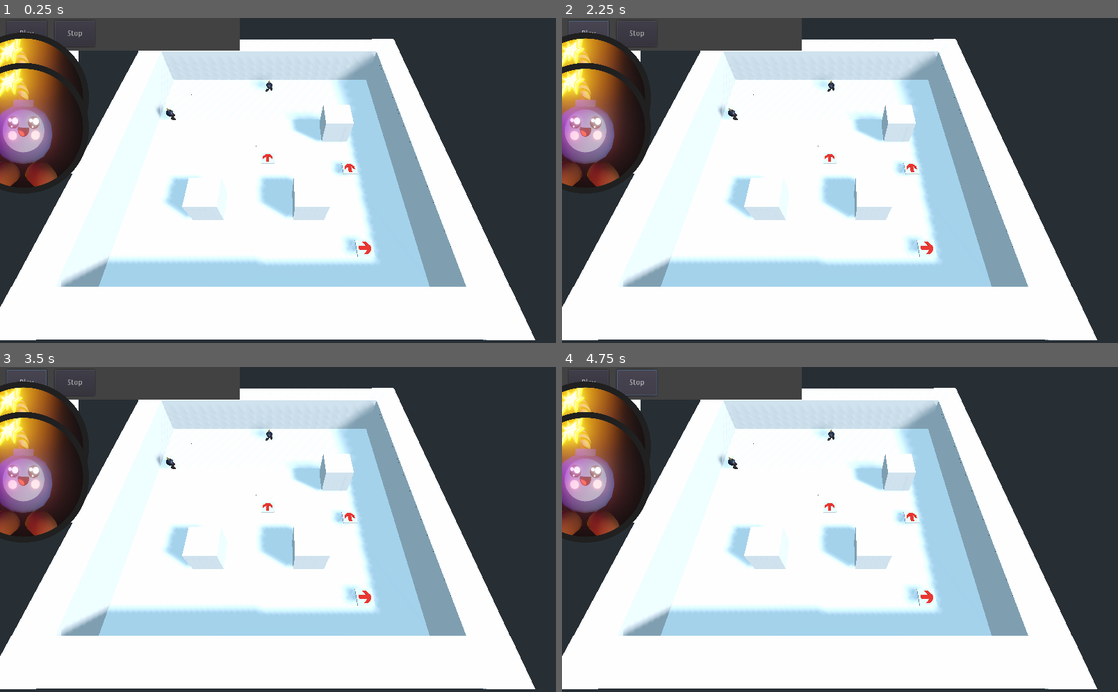
Above: before the commit, frames 1-4 (two rows, left to right).
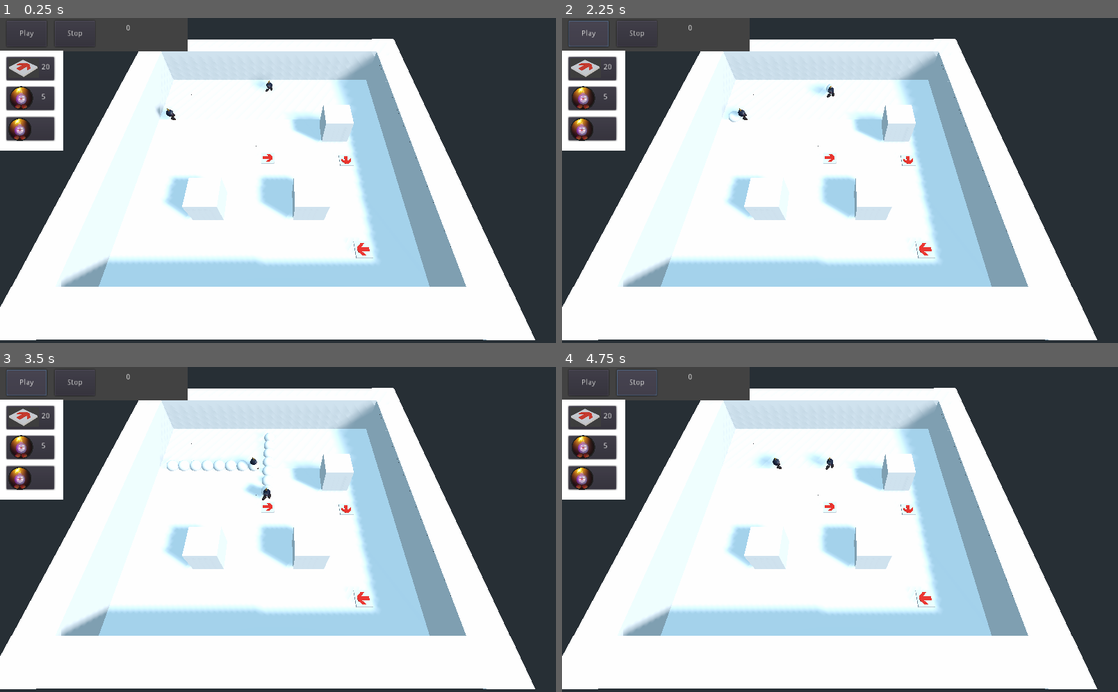
Above: after the commit, the same moments.

Repository: 0xafbf/boomtown
Game: Godot game, scene res://Scenes/World.tscn
The game is run twice, just before and just after one commit, with the same random seed, the same clock (stepped at 60 frames per second) and the same inputs.
Inputs:
- Up to frame 1 (0.25 s): no input
- Up to frame 2 (2.25 s): click "Stop" at 0.5 s; click "1" (after the commit: "20") at 1.25 s; click "Play" at 2 s
- Up to frame 3 (3.5 s): click "Play" at 2.75 s
- Up to frame 4 (4.75 s): click "4" (after the commit: "5") at 3.5 s; click "Stop" at 4.25 s

The runs differ from the first frame. In frame 1, 7.3% of the frame differs, in the area x 0-68%, y 0-74%; in frame 2, 7.6%; in frame 3, 7.9%; in frame 4, 7.7%.
Error before the commit: Parse Error: The identifier "Global" isn't declared in the current scope. (res://Scripts/Destructible.gd:25)

Commit message:
misc work on misc stuff

Diff:
--- a/Scenes/MasterControl.tscn
+++ b/Scenes/MasterControl.tscn
@@ -88,7 +88,7 @@
 scale = Vector2( 0.224693, 0.224693 )
 texture = ExtResource( 5 )
 
-[node name="RichTextLabel" type="RichTextLabel" parent="Camera/Control/SideBar/BtnArrow"]
+[node name="TxtArrowCount" type="RichTextLabel" parent="Camera/Control/SideBar/BtnArrow"]
 anchor_left = 1.0
 anchor_top = 0.5
 anchor_right = 1.0
@@ -115,7 +115,7 @@
 scale = Vector2( 0.224693, 0.224693 )
 texture = ExtResource( 8 )
 
-[node name="RichTextLabel" type="RichTextLabel" parent="Camera/Control/SideBar/BtnBomb"]
+[node name="TxtBombCount" type="RichTextLabel" parent="Camera/Control/SideBar/BtnBomb"]
 anchor_left = 1.0
 anchor_top = 0.5
 anchor_right = 1.0
@@ -142,18 +142,6 @@
 scale = Vector2( 0.224693, 0.224693 )
 texture = ExtResource( 8 )
 
-[node name="RichTextLabel" type="RichTextLabel" parent="Camera/Control/SideBar/BtnDelete"]
-anchor_left = 1.0
-anchor_top = 0.5
-anchor_right = 1.0
-anchor_bottom = 0.5
-margin_left = -24.0
-margin_top = -9.56305
-margin_bottom = 9.43695
-__meta__ = {
-"_edit_use_anchors_": false
-}
-
 [node name="Brush" type="Spatial" parent="."]
 script = ExtResource( 7 )
 
--- a/Scenes/World.tscn
+++ b/Scenes/World.tscn
@@ -41,13 +41,13 @@
 height = 5.7609
 
 [node name="Arrow" parent="." instance=ExtResource( 3 )]
-transform = Transform( 1, 0, 0, 0, 1, 0, 0, 0, 1, 0, 0.974623, 0 )
+transform = Transform( -4.37114e-08, 0, -1, 0, 1, 0, 1, 0, -4.37114e-08, 0, 0.974623, 0 )
 
 [node name="Arrow2" parent="." instance=ExtResource( 3 )]
-transform = Transform( 1, 0, 1.06581e-14, 0, 1, 0, -1.06581e-14, 0, 1, 5.98069, 1.39296, 1.22605 )
+transform = Transform( -1, 0, -1.50996e-07, 0, 1, 0, 1.50996e-07, 0, -1, 5.98069, 0.990095, 0.203583 )
 
 [node name="Arrow3" parent="." instance=ExtResource( 3 )]
-transform = Transform( -4.37114e-08, 0, -1, 0, 1, 0, 1, 0, -4.37114e-08, 5.98069, 1.39296, 6.98134 )
+transform = Transform( -4.37114e-08, 0, 1, 0, 1, 0, -1, 0, -4.37114e-08, 5.98069, 1.0906, 6.98134 )
 
 [node name="Destructible" parent="." instance=ExtResource( 2 )]
 transform = Transform( 1, 0, 0, 0, 1, 0, 0, 0, 1, 2.7641, 2.24738, 4.11619 )
@@ -63,6 +63,61 @@
 
 [node name="Control" parent="." instance=ExtResource( 4 )]
 
+[node name="Control" parent="Control/Camera" index="0"]
+margin_right = 0.0
+margin_bottom = 0.0
+
+[node name="TopBar" parent="Control/Camera/Control" index="0"]
+anchor_right = 0.0
+margin_right = 345.0
+margin_bottom = 61.0
+
+[node name="TextScore" parent="Control/Camera/Control/TopBar" index="2"]
+margin_left = 232.296
+margin_top = 11.7041
+margin_right = 339.296
+margin_bottom = 43.7041
+
+[node name="SideBar" parent="Control/Camera/Control" index="1"]
+margin_right = 117.0
+margin_bottom = -355.0
+
+[node name="arrow_right" parent="Control/Camera/Control/SideBar/BtnBomb" index="0"]
+position = Vector2( 27.2136, 20.9834 )
+scale = Vector2( 0.0405778, 0.0405778 )
+
+[node name="arrow_right" parent="Control/Camera/Control/SideBar/BtnDelete" index="0"]
+position = Vector2( 24.5944, 22.7744 )
+scale = Vector2( 0.0398071, 0.0398071 )
+
+[node name="ScoreScreen" type="ColorRect" parent="Control/Camera/Control" index="2"]
+visible = false
+anchor_left = 0.5
+anchor_top = 0.5
+anchor_right = 0.5
+anchor_bottom = 0.5
+margin_left = -248.0
+margin_top = -155.0
+margin_right = 249.0
+margin_bottom = 155.0
+color = Color( 0, 0, 0, 1 )
+
+[node name="RichTextLabel" type="RichTextLabel" parent="Control/Camera/Control/ScoreScreen"]
+margin_left = 138.0
+margin_top = 96.0
+margin_right = 281.0
+margin_bottom = 151.0
+text = "SUCCESS
+
+Score:"
+
+[node name="TextScore" type="RichTextLabel" parent="Control/Camera/Control/ScoreScreen"]
+margin_left = 146.55
+margin_top = 145.4
+margin_right = 289.55
+margin_bottom = 200.4
+text = "65535"
+
 [node name="DirectionalLight" type="DirectionalLight" parent="."]
 transform = Transform( 0.537977, -0.543252, 0.644561, 0, 0.76464, 0.644457, -0.84296, -0.346703, 0.411359, 0, 6.00231, 0 )
 shadow_enabled = true
--- a/Scripts/Bomb.gd
+++ b/Scripts/Bomb.gd
@@ -1,5 +1,4 @@
 extends KinematicBody
-class_name Bomb
 
 enum {COLOR_BLUE, COLOR_RED}
 
@@ -22,6 +21,9 @@
 	destroyed = false
 	global_transform = start_transform
 	last_placed_powder = null
+
+func save():
+	start_transform = global_transform
 
 func _ready():
 	start_transform = global_transform
@@ -63,8 +65,5 @@
 	var results = space_state.intersect_shape(query_params)
 	for result in results:
 		var target = result["collider"]
-		print(target)
 		if target is Destructible:
-
-			print("arst")
 			target.destroy()
--- a/Scripts/Global.gd
+++ b/Scripts/Global.gd
@@ -3,13 +3,30 @@
 var score = 0
 var objects = []
 var running = false
-
+var burnt = false
 
 func run_all():
 	running = true
 	get_tree().call_group("simulate", "play")
 
+
 func restore_all():
 	running = false
 	score = 0
 	get_tree().call_group("simulate", "reset")
+	current_time_for_report = 0
+	report_now = false
+	burnt = false
+
+var time_for_report = 3
+var current_time_for_report = 0
+var report_now = false
+
+func _physics_process(delta):
+	if running && burnt:
+		current_time_for_report += delta
+		if current_time_for_report > time_for_report:
+			report_now = true
+
+func report_action():
+	current_time_for_report = 0
--- a/Scripts/MouseControl.gd
+++ b/Scripts/MouseControl.gd
@@ -1,6 +1,10 @@
 extends Camera
 
-var PanelArrow = preload("res://Scripts/PanelArrow.gd")
+export var max_bombs = 5
+export var max_arrows = 20
+
+onready var PanelArrow = load("res://Scripts/PanelArrow.gd")
+onready var Bomb = load("res://Scripts/Bomb.gd")
 export var brush_path: NodePath
 export var arrow_scene: PackedScene
 export var bomb_scene: PackedScene
@@ -12,6 +16,7 @@
 
 var current_mode = PlayMode.MODE_PLACEMENT
 var delete_mode = false
+var started = false
 
 var snap_size = Vector3(1,1,1)
 
@@ -21,6 +26,7 @@
 	current_mode = PlayMode.MODE_INTERACT
 func reset():
 	current_mode = PlayMode.MODE_PLACEMENT
+	started = false
 
 func _unhandled_input(event):
 	if current_mode == PlayMode.MODE_PLACEMENT:
@@ -39,13 +45,26 @@
 				use_brush = false
 			if result:
 				var target = result["collider"]
-				if target is PanelArrow or target is Bomb:
+				var is_bomb = target is Bomb
+				var is_panel = target is PanelArrow
+				if is_bomb or is_panel:
 					use_brush = false
 					if is_click:
 						if delete_mode:
 							target.queue_free()
+							if is_bomb:
+								max_bombs += 1
+							elif is_panel:
+								max_arrows += 1
 						else:
 							target.rotation.y -= TAU * 0.25
+							if is_bomb:
+								target.save()
+
+				if current_scene == arrow_scene and max_arrows < 1:
+					use_brush = false
+				elif current_scene == bomb_scene and max_bombs < 1:
+					use_brush = false
 
 				if use_brush:
 					var target_position = result["position"]
@@ -53,9 +72,16 @@
 					brush.translation = target_position
 
 					if is_click:
+
 						var new_scene = current_scene.instance()
+						new_scene.translation = target_position
 						get_node("/root").add_child(new_scene)
-						new_scene.translation = target_position
+
+						if current_scene == arrow_scene:
+							max_arrows -= 1
+						elif current_scene == bomb_scene:
+							max_bombs -= 1
+
 			brush.visible = use_brush
 
 
@@ -71,9 +97,16 @@
 			var result = space_state.intersect_ray(origin, target_point)
 			var target = result["collider"]
 			if target is Powder:
-				target.burn()
+				if not started:
+					started = true
+					target.burn()
 
+func _process(delta):
+	$Control/SideBar/BtnArrow/TxtArrowCount.text = "%d" % max_arrows
+	$Control/SideBar/BtnBomb/TxtBombCount.text = "%d" % max_bombs
 
+	$Control/ScoreScreen.visible = Global.report_now
+	$Control/ScoreScreen/TextScore.text = "%d" % Global.score
 
 func _on_BtnArrow_pressed():
 	brush.set_preview(brush.arrow)
--- a/Scripts/PanelArrow.gd
+++ b/Scripts/PanelArrow.gd
@@ -1,6 +1,7 @@
 extends Area
 
-var current_bomb:Bomb = null
+onready var Bomb = load("res://Scripts/Bomb.gd")
+var current_bomb = null
 var current_distance = 0
 
 
@@ -8,6 +9,7 @@
 	pass
 func reset():
 	current_bomb = null
+
 
 func _ready():
 	var _key = connect("body_entered", self, "body_entered")
--- a/Scripts/Powder.gd
+++ b/Scripts/Powder.gd
@@ -12,7 +12,6 @@
 	queue_free()
 
 func _ready():
-
 	var space_state = get_world().direct_space_state
 	var query_params = PhysicsShapeQueryParameters.new()
 	query_params.set_shape($CollisionShape.shape)
@@ -32,17 +31,20 @@
 			if !area.connected_powder.has(self):
 				area.connected_powder.append(self)
 
+
 func _physics_process(delta):
 	if burnt:
 		return
 	if burning:
 		current_burn_time += delta
 		if current_burn_time > burn_time:
+			Global.report_action()
 			for powder in connected_powder:
 				powder.burn()
 			if bomb:
 				bomb.explode()
 			burnt = true
+			Global.burnt = true
 
 func burn():
 	burning = true
--- /dev/null
+++ b/UI/MainMenu.tscn
@@ -0,0 +1,8 @@
+[gd_scene format=2]
+
+[node name="Control" type="Control"]
+anchor_right = 1.0
+anchor_bottom = 1.0
+__meta__ = {
+"_edit_use_anchors_": false
+}
--- a/project.godot
+++ b/project.godot
@@ -9,10 +9,10 @@
 config_version=4
 
 _global_script_classes=[ {
-"base": "KinematicBody",
-"class": "Bomb",
+"base": "StaticBody",
+"class": "Destructible",
 "language": "GDScript",
-"path": "res://Scripts/Bomb.gd"
+"path": "res://Scripts/Destructible.gd"
 }, {
 "base": "StaticBody",
 "class": "Powder",
@@ -20,7 +20,7 @@
 "path": "res://Scripts/Powder.gd"
 } ]
 _global_script_class_icons={
-"Bomb": "",
+"Destructible": "",
 "Powder": ""
 }
 
@@ -30,6 +30,10 @@
 run/main_scene="res://Scenes/World.tscn"
 config/icon="res://icon.png"
 
+[autoload]
+
+Global="*res://Scripts/Global.gd"
+
 [rendering]
 
 environment/default_environment="res://default_env.tres"
Not shown, changed: Character/BombaKawaii.glb.import
Binary file added: UI/MainMenu.png
Not shown, added: UI/MainMenu.png.import
